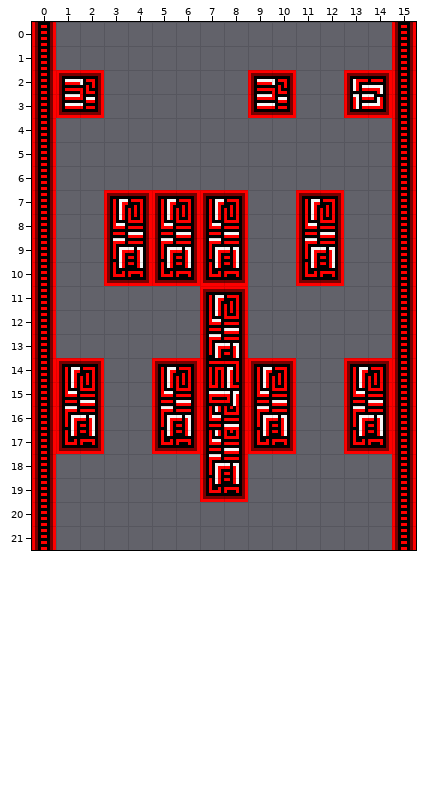
Level history. Tiled map: tiled/tmx/red/red_medium_0.tmx. Above: the version before the commit.
Cells are 8x8 px. Shown: x 0..15, y 0..21.
Now the later version:
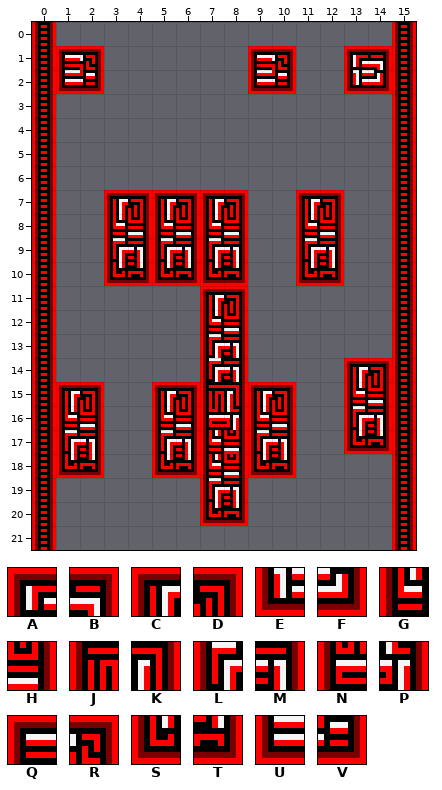
Key: from "tiles_red": A 0, B 1, C 8, D 9, E 37, F 38, G 45, H 46, J 48, K 49, L 82, M 83, N 85, P 86, Q 111, R 112, S 119, T 120, U 148, V 149.
_ is an empty cell.
Change:
Layer "Tile Layer 1":
The edit adds tile A in row 1 at x 13.
The edit adds tile B in row 1 at x 14.
Tile G gives way to tile C in row 15 at x 1, 5 and 9.
Tile H gives way to tile D in row 15 at x 2, 6 and 10.
Tile A gives way to tile E in row 2 at x 13.
Tile B gives way to tile F in row 2 at x 14.
Tile L gives way to tile G in row 16 at x 1, 5 and 9; in row 18 at x 7.
Tile M gives way to tile H in row 16 at x 2, 6 and 10; in row 18 at x 8.
Tile N gives way to tile J in row 15 at x 7.
Tile P gives way to tile K in row 15 at x 8.
Tile J gives way to tile L in row 14 at x 7.
Tile S gives way to tile L in row 17 at x 1, 5 and 9; in row 19 at x 7.
Tile K gives way to tile M in row 14 at x 8.
Tile T gives way to tile M in row 17 at x 2, 6 and 10; in row 19 at x 8.
Tile G gives way to tile N in row 16 at x 7.
Tile H gives way to tile P in row 16 at x 8.
The edit adds tile Q in row 1 at x 1 and 9.
The edit adds tile R in row 1 at x 2 and 10.
The edit adds tile S in row 18 at x 1, 5 and 9; in row 20 at x 7.
The edit adds tile T in row 18 at x 2, 6 and 10; in row 20 at x 8.
Tile Q gives way to tile U in row 2 at x 1 and 9.
Tile R gives way to tile V in row 2 at x 2 and 10.
The edit erases tile C in row 14 at x 1, 5 and 9.
The edit erases tile D in row 14 at x 2, 6 and 10.
The edit erases tile E in row 3 at x 13.
The edit erases tile F in row 3 at x 14.
The edit erases tile U in row 3 at x 1 and 9.
The edit erases tile V in row 3 at x 2 and 10.
Changed places in both pictures, as pixel boxes (x1, y1, x2, y2):
changed: (56, 46, 104, 118)
changed: (248, 46, 296, 118)
changed: (344, 46, 392, 118)
changed: (56, 358, 104, 478)
changed: (152, 358, 296, 526)
